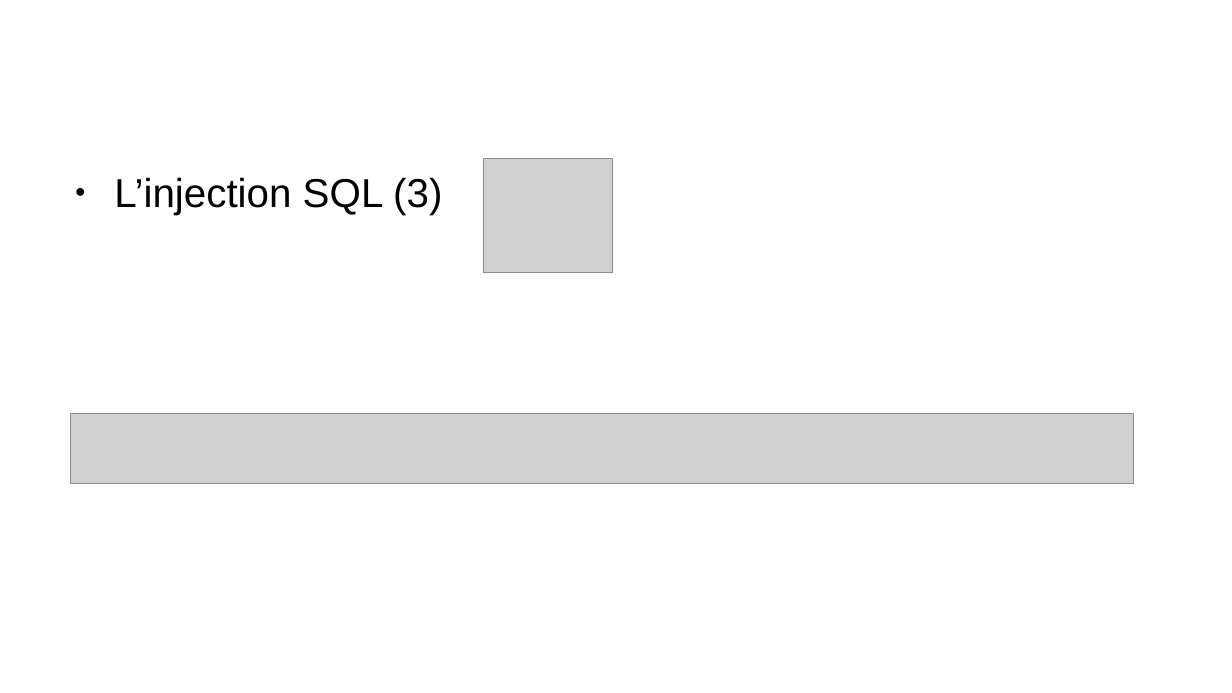
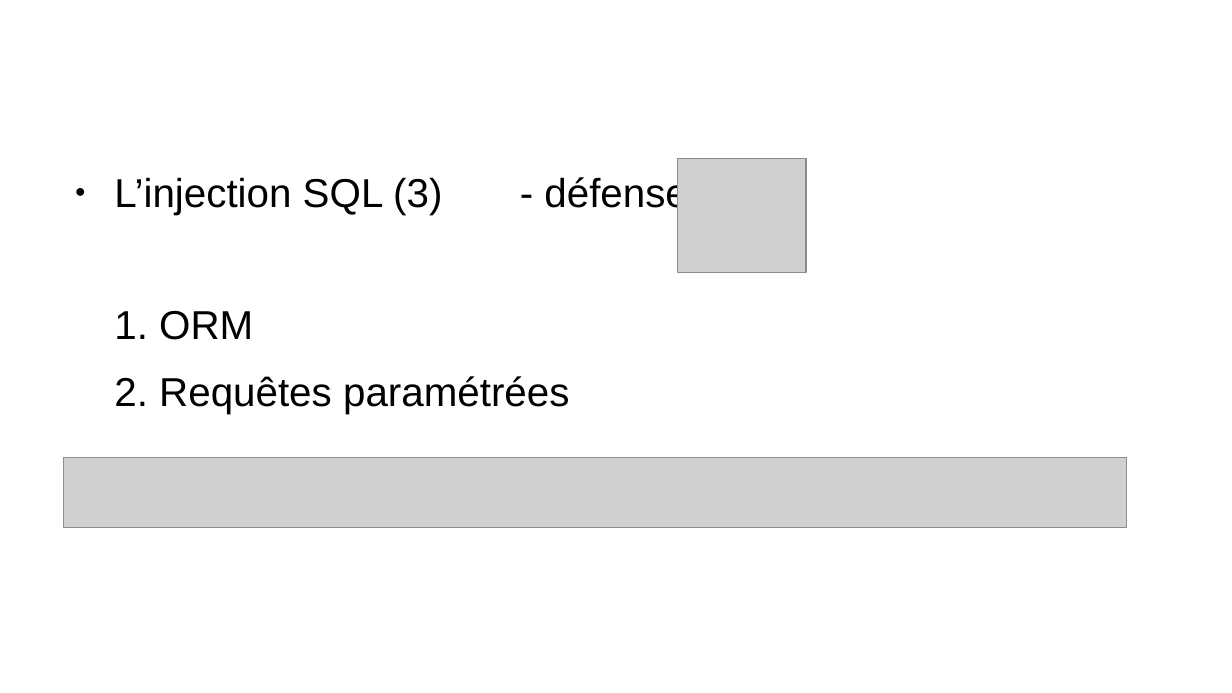
Before and after one commit to laurentpicardLP2/smartFitness, a slide deck: slide 22 of docs/oral/presOralSlideJeremy.odp. Drawn at 1232x693 pixels with LibreOffice and Linux fonts; fonts in the diff are those of the drawing; grey boxes stand for pictures; background and template pictures are left out. Boxes give left, top, right and bottom in pixels: in the first picture for what was removed or moved away, otherwise in the second. Text is boxed around its words. In the diff, an @@ line names an element or a change of style, - is before the commit and + after.

```diff
--- a/docs/oral/presOralSlideJeremy.odp
+++ b/docs/oral/presOralSlideJeremy.odp
@@ text at [114,175,688,414]: text changed @@
-● L’injection SQL (3)
+● L’injection SQL (3) - défense
+1. ORM
+2. Requêtes paramétrées
@@ picture: place and size @@
-picture at [484,159,613,273]
+picture at [677,159,806,273]
@@ picture: place and size @@
-picture at [70,414,1134,484]
+picture at [64,457,1127,528]
```
Also in this commit, not shown: 4 other slides changed, 3 slides added, 6 other files.
